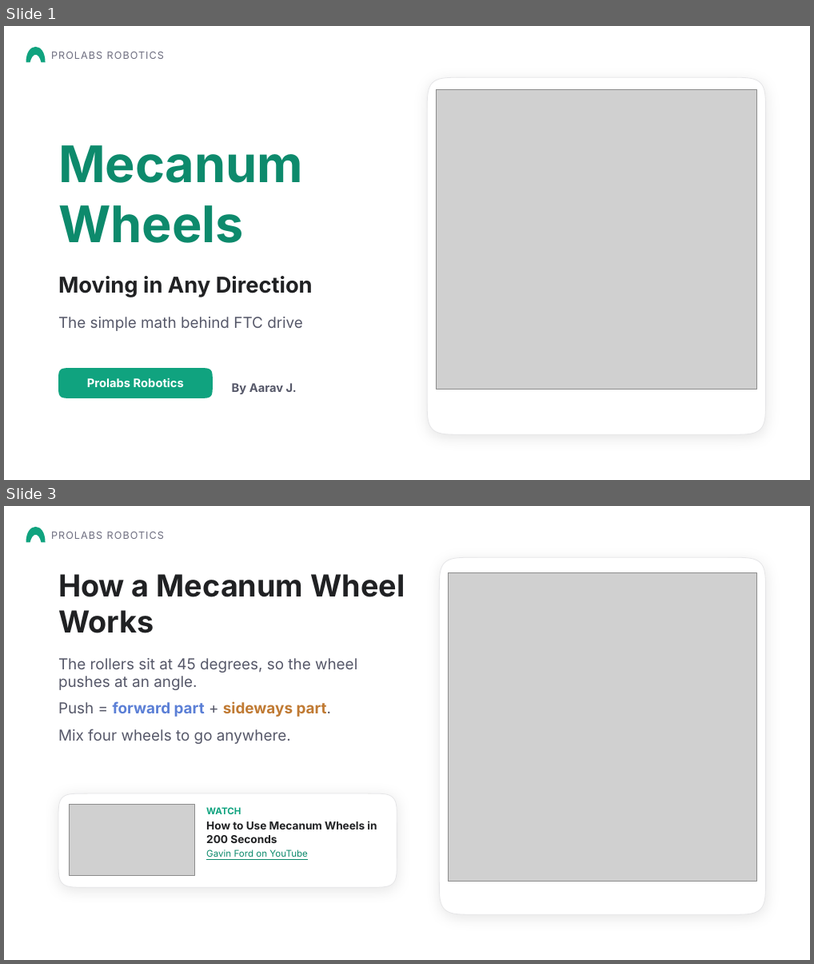
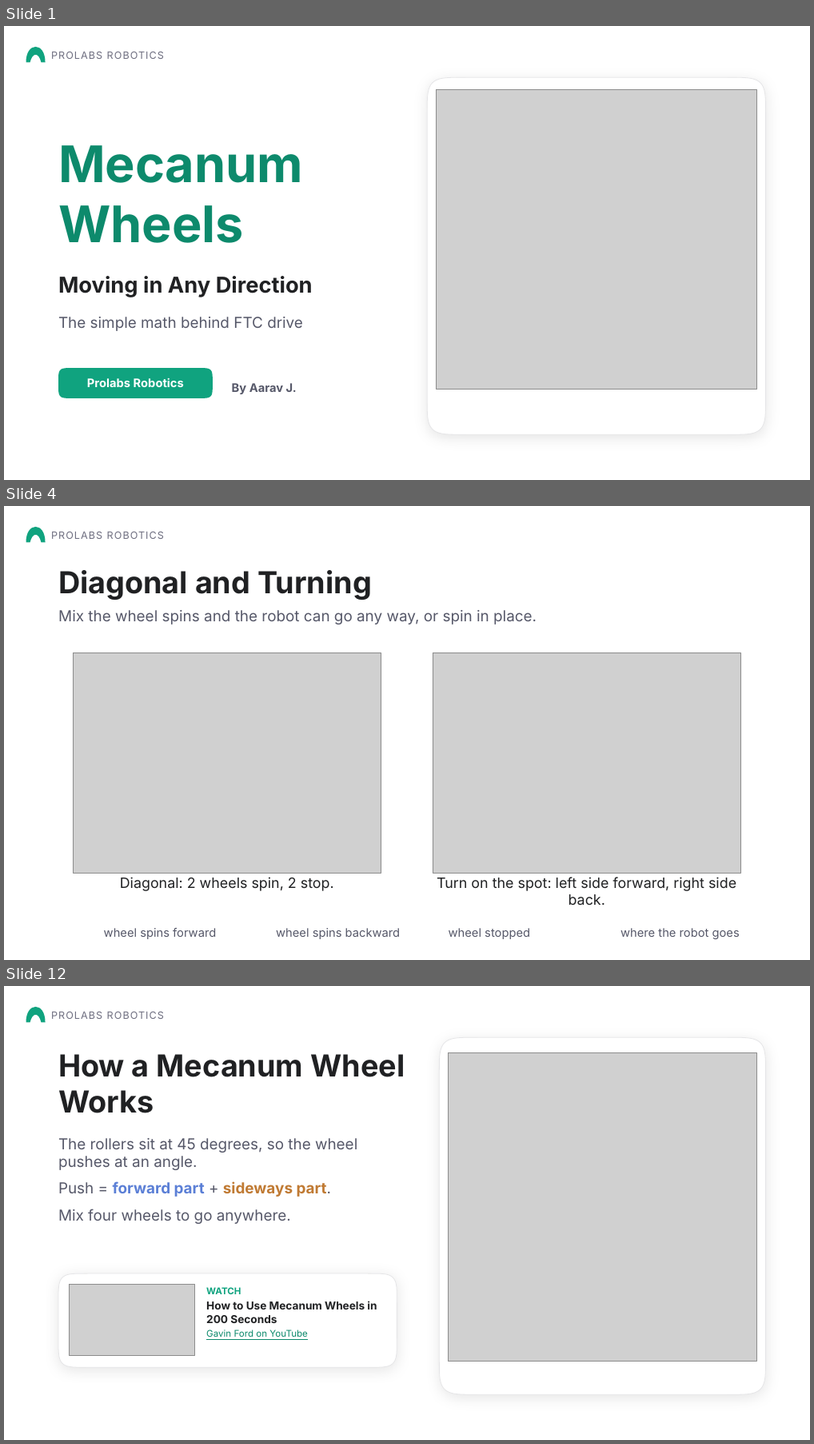
Before and after one commit to Aarav-111/FTC-Bangalore-Resources, a slide deck: FTC Chassis options/Mecanum Wheels Presentation.pptx. Shown one above the other, each under a label of ours: slides 1 and 3 before the commit, slides 1, 4 and 12 after it; the slides between them are not shown. The pictures are 814x964 and 814x1444 pixels, drawn with LibreOffice and Linux fonts; fonts in the diff are those of the drawing; grey boxes stand for pictures; background and template pictures are left out. Boxes give left, top, right and bottom in pixels: in the first picture for what was removed or moved away, otherwise in the second. Text is boxed around its words. In the diff, an @@ line names an element or a change of style, - is before the commit and + after.

```diff
--- a/FTC Chassis options/Mecanum Wheels Presentation.pptx
+++ b/FTC Chassis options/Mecanum Wheels Presentation.pptx
@@ slide 4 added at [4,506,810,960], background picture (left out) @@
@@ freeform shape added at [26,528,45,542], fill #10A37F @@
@@ text added at [51,532,164,539], 12 pt, text #6E6E80 @@
+PROLABS ROBOTICS
@@ text added at [58,570,372,600], 36 pt, text #202123, bold @@
+Diagonal and Turning
@@ text added at [58,610,537,624], 18 pt, text #565869 @@
+Mix the wheel spins and the robot can go any way, or spin in place.
@@ picture added at [73,652,382,872] @@
@@ picture added at [433,652,742,872] @@
@@ text added at [120,876,334,891], 17 pt, text #202123 @@
+Diagonal: 2 wheels spin, 2 stop.
@@ text added at [437,876,737,905], 17 pt, text #202123 @@
+Turn on the spot: left side forward, right side back.
@@ text added at [104,928,216,939], 14 pt, text #565869 @@
+wheel spins forward
@@ text added at [276,928,401,939], 14 pt, text #565869 @@
+wheel spins backward
@@ text added at [449,928,530,939], 14 pt, text #565869 @@
+wheel stopped
@@ text added at [621,928,740,939], 14 pt, text #565869 @@
+where the robot goes
@@ what was slide 3 is now slide 12 @@
```
Also in this commit, not shown: 9 other slides added, 1 slide removed, 4 other files.
